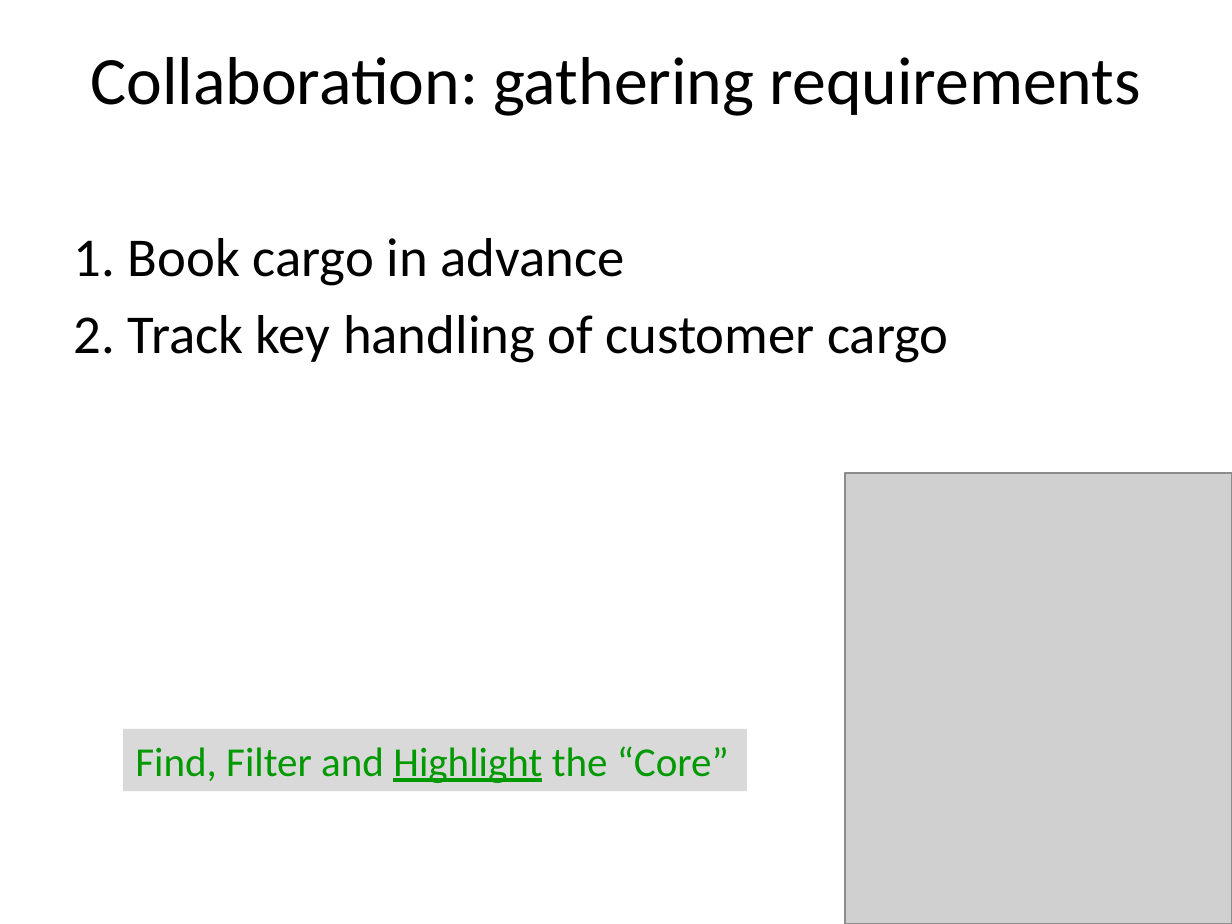
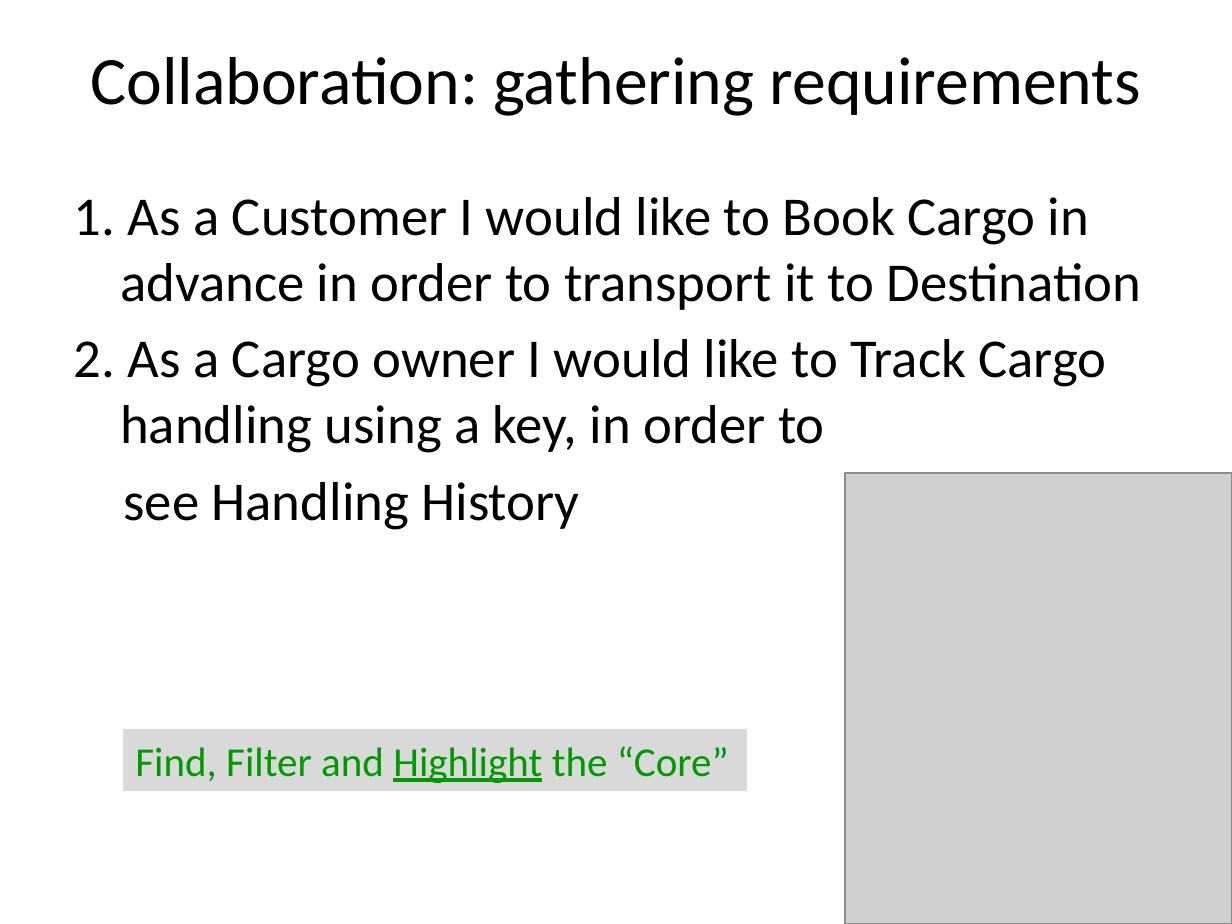
Before and after one commit to arturtv/dddpresentation, a slide deck: slide 35 of Domain-DrivenDesign.A.Trosin.pptx. Drawn at 1232x924 pixels with LibreOffice and Linux fonts; fonts in the diff are those of the drawing; grey boxes stand for pictures. Boxes give left, top, right and bottom in pixels: in the first picture for what was removed or moved away, otherwise in the second. Text is boxed around its words. In the diff, an @@ line names an element or a change of style, - is before the commit and + after.

```diff
--- a/Domain-DrivenDesign.A.Trosin.pptx
+++ b/Domain-DrivenDesign.A.Trosin.pptx
@@ text at (74,197,1142,530): text changed @@
-1. Book cargo in advance
-2. Track key handling of customer cargo
+1. As a Customer I would like to Book Cargo in advance in order to transport it to Destination
+2. As a Cargo owner I would like to Track Cargo handling using a key, in order to
+see Handling History
```
Also in this commit, not shown: 6 other slides changed, 1 slide added.
